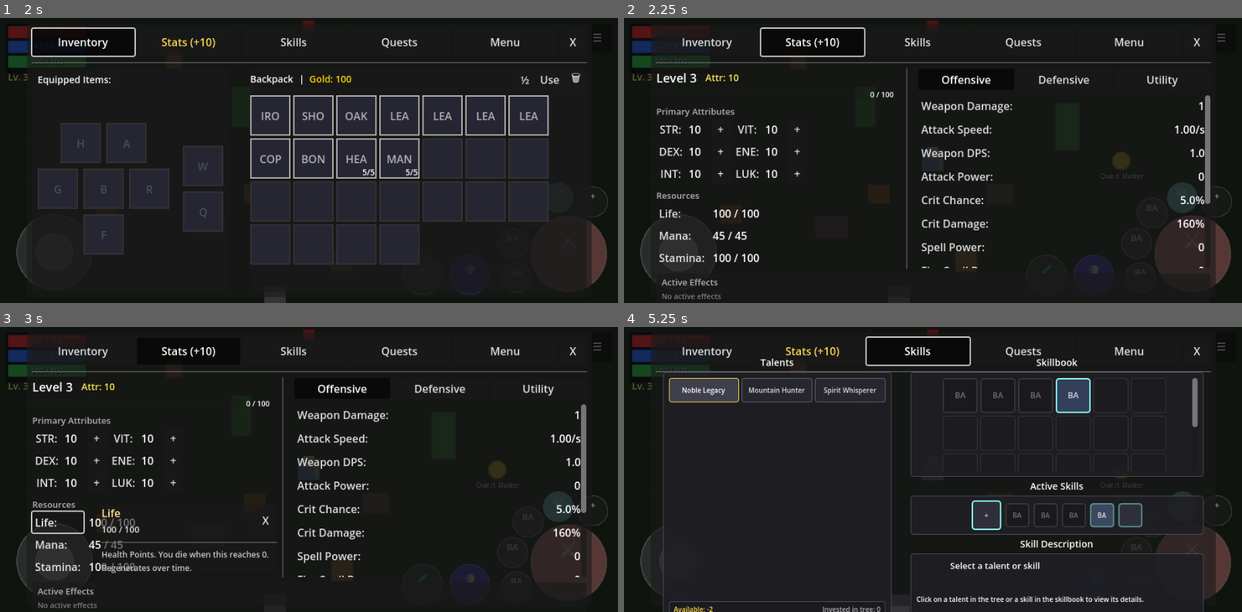
Above: before the commit, frames 1-4 (two rows, left to right).
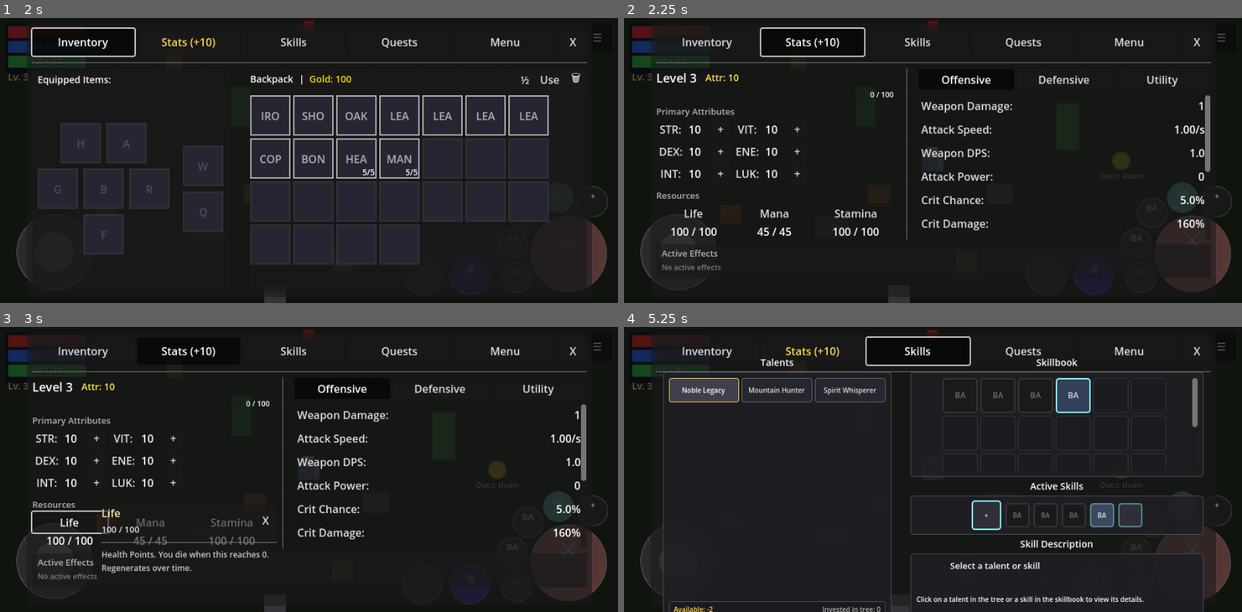
Above: after the commit, the same moments.

Repository: MatousHruska/MobileTestia
Game: Godot game, scene res://scenes/world/test_zone.tscn
The game is run twice, just before and just after one commit, with the same random seed, the same clock (stepped at 60 frames per second) and the same inputs.
Inputs (mouse positions are in pixels of both pictures, inside the frame that each line leads up to):
- Up to frame 1 (2 s): click "☰" at 0.5 s; click "Inventory" at 1.25 s
- Up to frame 2 (2.25 s): click "Stats (+10)" at 2 s
- Up to frame 3 (3 s): click (67, 523) at 2.75 s, where only the run after the commit has a clickable "Life"
- Up to frame 4 (5.25 s): click (772, 523) at 3.5 s, where only the run after the commit has a clickable "Mana"; click (858, 523) at 4.25 s, where only the run after the commit has a clickable "Stamina"; click "Skills" at 5 s

Frame 1 is identical in both runs. In frame 2, 1.9% of the frame differs, in the area x 5-95%, y 53-99%; in frame 3, 1.8%; in frame 4, nothing differs.

Commit message:
Redesign resources section to horizontal layout
Life | Mana | Stamina (labels centered)
100/100 | 100/100 | 100/100 (values centered)

Saves vertical space with compact horizontal design

Diff:
--- a/scripts/ui/menu/stats_panel.gd
+++ b/scripts/ui/menu/stats_panel.gd
@@ -257,48 +257,48 @@
 	title.modulate = Color(0.7, 0.7, 0.7)
 	container.add_child(title)
 
-	var grid := GridContainer.new()
-	grid.columns = 2
-	grid.add_theme_constant_override("h_separation", 8)
-	grid.add_theme_constant_override("v_separation", 2)
-
-	# Life
-	var life_row := _create_resource_row("life", "Life")
-	for child in life_row:
-		grid.add_child(child)
-
-	# Mana
-	var mana_row := _create_resource_row("mana", "Mana")
-	for child in mana_row:
-		grid.add_child(child)
-
-	# Stamina
-	var stamina_row := _create_resource_row("stamina", "Stamina")
-	for child in stamina_row:
-		grid.add_child(child)
-
-	container.add_child(grid)
+	# Horizontal layout: Life | Mana | Stamina
+	var hbox := HBoxContainer.new()
+	hbox.add_theme_constant_override("separation", 8)
+	hbox.size_flags_horizontal = Control.SIZE_EXPAND_FILL
+
+	var resources := [
+		["life", "Life"],
+		["mana", "Mana"],
+		["stamina", "Stamina"],
+	]
+
+	for res in resources:
+		var resource_col := _create_resource_column(res[0], res[1])
+		hbox.add_child(resource_col)
+
+	container.add_child(hbox)
 	return container
 
 
-func _create_resource_row(stat_name: String, display_name: String) -> Array:
+func _create_resource_column(stat_name: String, display_name: String) -> Control:
+	var col := VBoxContainer.new()
+	col.add_theme_constant_override("separation", 0)
+	col.size_flags_horizontal = Control.SIZE_EXPAND_FILL
+
 	# Label (tap/hold for description popup)
 	var label := Button.new()
 	label.flat = true
-	label.text = display_name + ":"
-	label.custom_minimum_size = Vector2(70, 0)
-	label.alignment = HORIZONTAL_ALIGNMENT_LEFT
+	label.text = display_name
+	label.alignment = HORIZONTAL_ALIGNMENT_CENTER
 	label.gui_input.connect(_on_stat_button_input.bind(stat_name, label))
+	col.add_child(label)
 
 	# Value
 	var value := Label.new()
 	value.name = stat_name + "Value"
 	value.text = "100 / 100"
-	value.size_flags_horizontal = Control.SIZE_EXPAND_FILL
+	value.horizontal_alignment = HORIZONTAL_ALIGNMENT_CENTER
+	col.add_child(value)
 
 	_resource_labels[stat_name] = value
 
-	return [label, value]
+	return col
 
 
 func _create_subtab_bar() -> Control:
